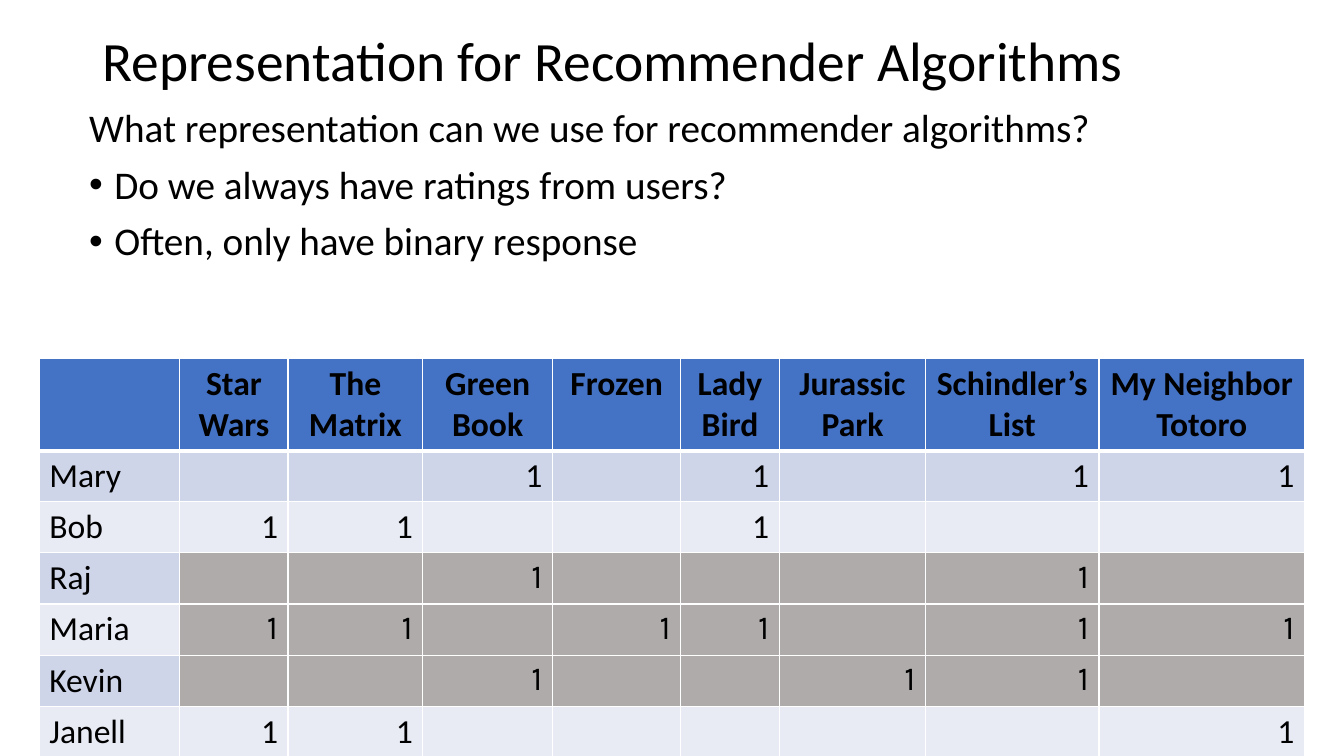
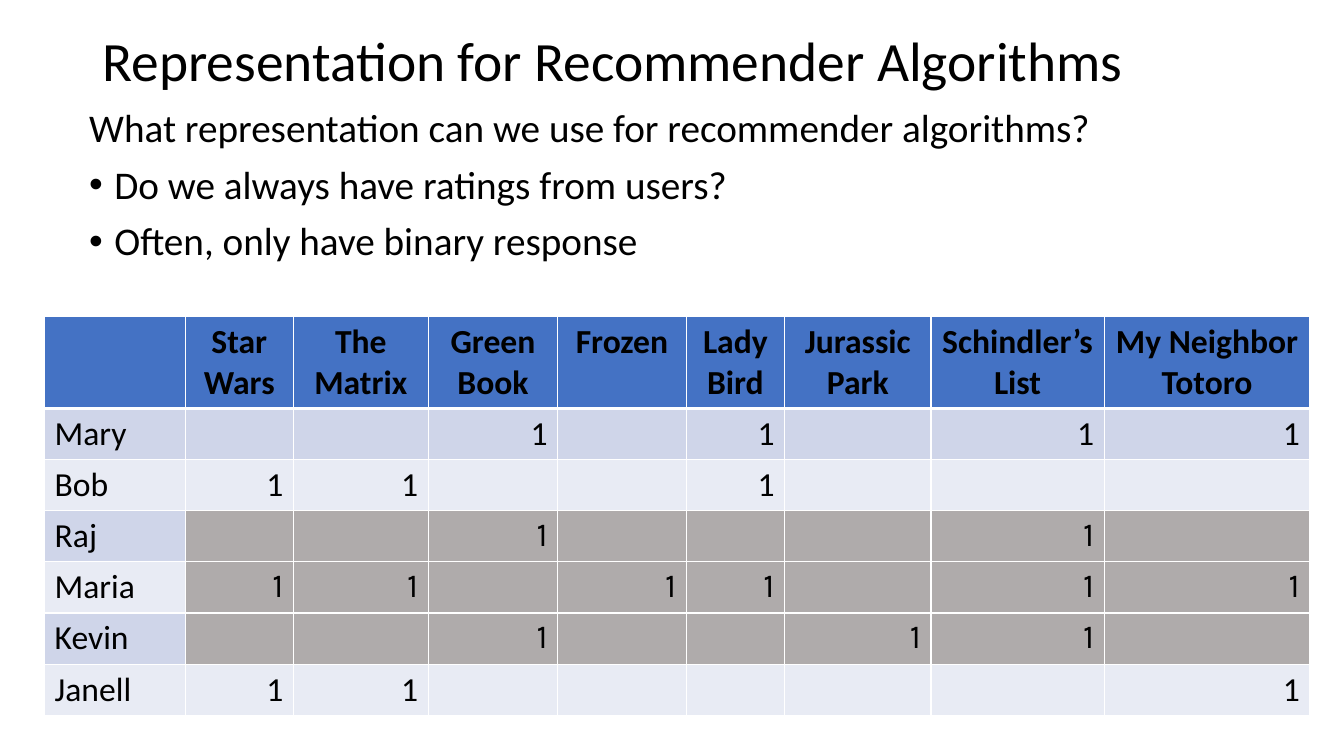
Before and after one commit to StephenElston/CSCI-E-108, a slide deck: slide 28 of slides/11_RecommenderSystems_Part1.pptx. Drawn at 1344x756 pixels with LibreOffice and Linux fonts; fonts in the diff are those of the drawing. Boxes give left, top, right and bottom in pixels: in the first picture for what was removed or moved away, otherwise in the second. Text is boxed around its words. In the diff, an @@ line names an element or a change of style, - is before the commit and + after.

```diff
--- a/slides/11_RecommenderSystems_Part1.pptx
+++ b/slides/11_RecommenderSystems_Part1.pptx
@@ table moved from (x1=39, y1=359, x2=1305, y2=752) to (x1=44, y1=317, x2=1310, y2=710) @@
```
Also in this commit, not shown: 11 other slides changed.
